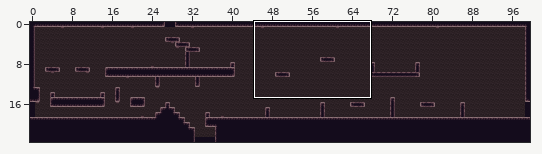
An edit to a level. Tiled map, art/hallway.tmx. Above: a wide view before the commit, with the close-up outlined.
Close-up. First the earlier version:
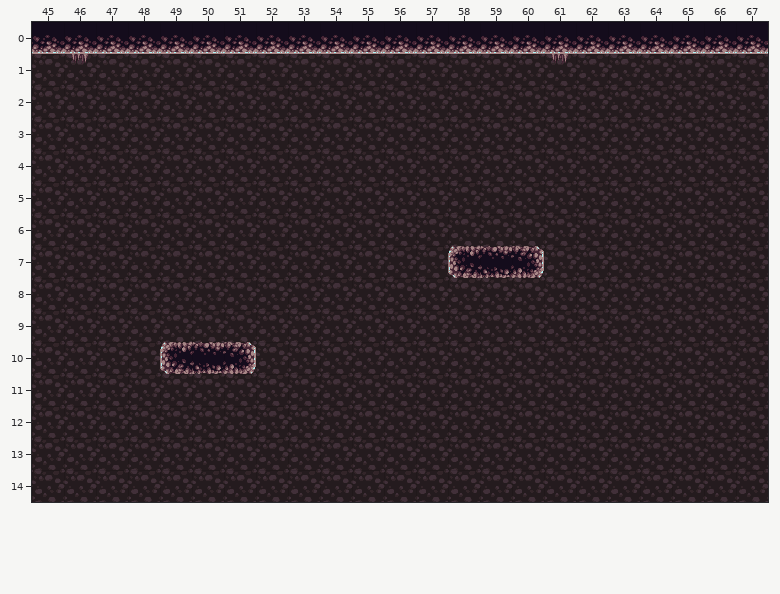
Cells are 32x32 px. Shown: x 45..67, y 0..14.
The same view after the edit:
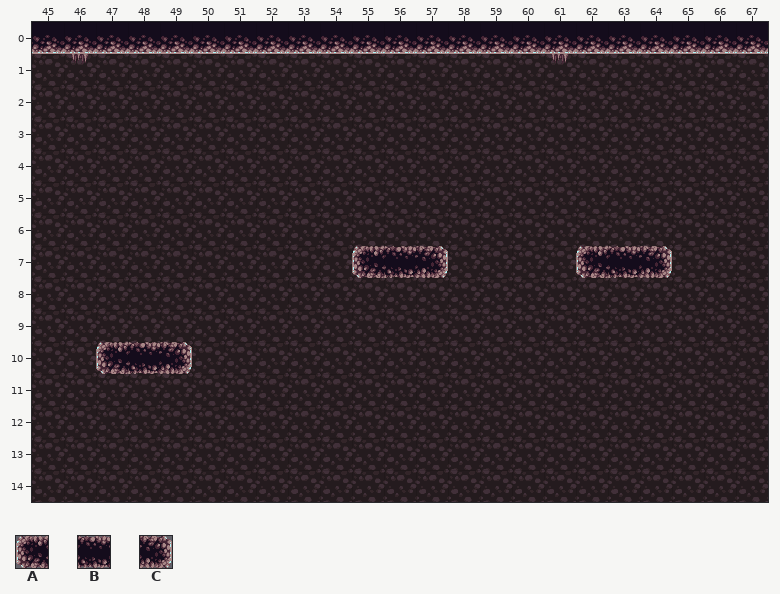
Key: from "cavetiles": A 4 turned 270, B 12 turned 90, C 20 turned 270.
_ is an empty cell.
What changed:
{"where": "layer \"bounds\""}
{"y":7,"x":55,"old":"___ABC","new":"ABC___"}
{"y":7,"x":62,"old":"___","new":"ABC"}
{"y":10,"x":47,"old":"__ABC","new":"ABC__"}
{"label":"changed","picture_box":[352,246,544,278]}
{"label":"added","picture_box":[576,246,672,278]}
{"label":"changed","picture_box":[96,342,256,374]}
